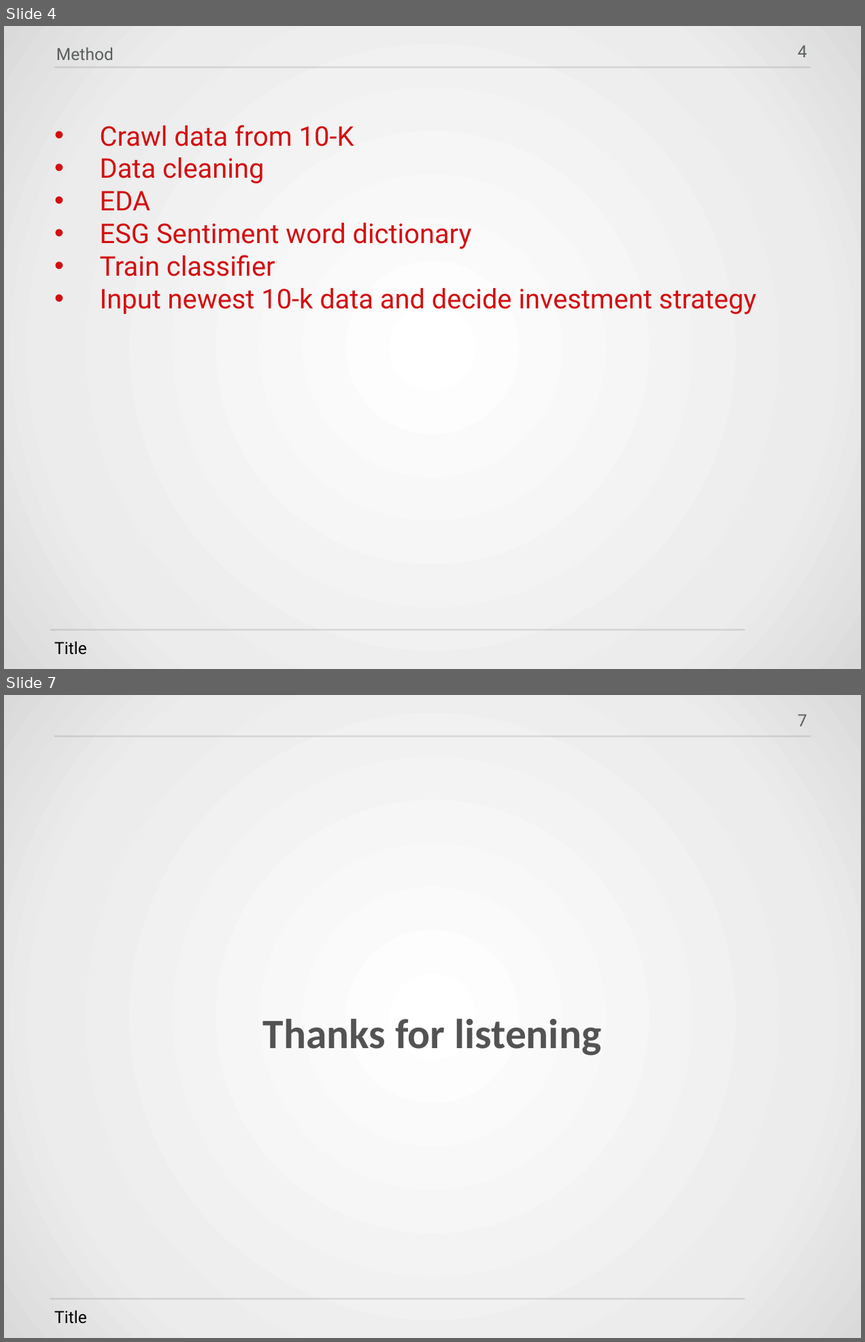
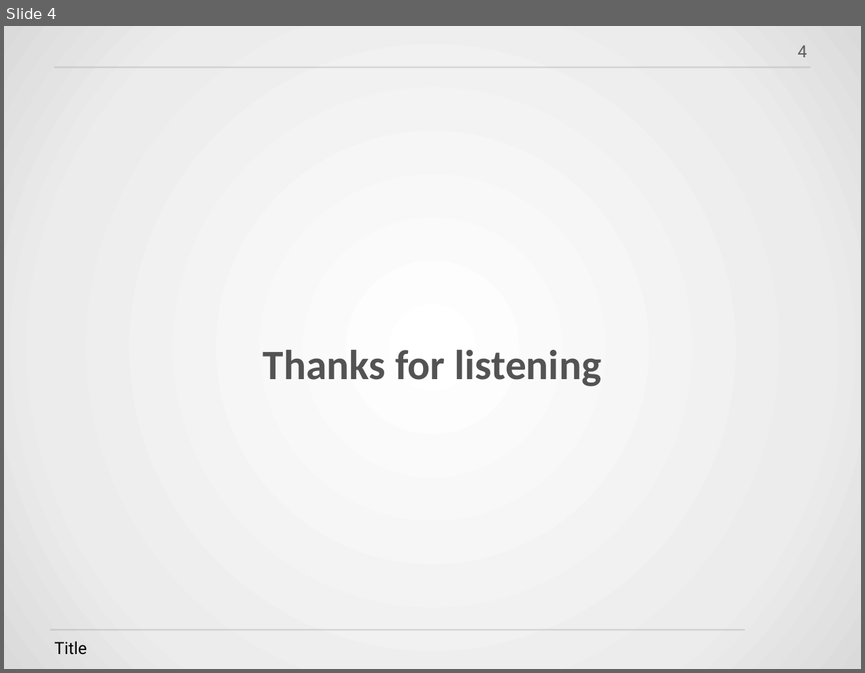
Before and after one commit to HWTeng-Teaching/202409-ML-FinTech, a slide deck: projects/6_基於ESG語氣用字的投資策略報酬預測.pptx. Shown one above the other, each under a label of ours: slides 4 and 7 before the commit, slide 4 after it; the slides between them are not shown. The pictures are 865x1342 and 865x673 pixels, drawn with LibreOffice and Linux fonts; fonts in the diff are those of the drawing; background and template pictures are left out. Boxes give left, top, right and bottom in pixels: in the first picture for what was removed or moved away, otherwise in the second. Text is boxed around its words. In the diff, an @@ line names an element or a change of style, - is before the commit and + after.

```diff
--- a/projects/6_基於ESG語氣用字的投資策略報酬預測.pptx
+++ b/projects/6_基於ESG語氣用字的投資策略報酬預測.pptx
@@ slide 4 removed at (x1=4, y1=26, x2=861, y2=669), background gradient #FFFFFF to #ECECEC to #DADADA; not listed: 2 template elements that a slide beside it also shows @@
@@ page number removed at (x1=798, y1=45, x2=807, y2=57) @@
-4
@@ text removed at (x1=56, y1=47, x2=113, y2=60) @@
-Method
@@ text removed at (x1=100, y1=125, x2=756, y2=314) @@
-• Crawl data from 10-K
-• Data cleaning
-• EDA
-• ESG Sentiment word dictionary
-• Train classifier
-• Input newest 10-k data and decide investment strategy
@@ text removed at (x1=54, y1=641, x2=87, y2=654) @@
-Title
@@ what was slide 7 is now slide 4 @@
@@ page number at (x1=798, y1=45, x2=807, y2=57): text changed @@
-7
+4
```
Also in this commit, not shown: 2 slides changed, 1 slide added, 3 other slides removed.
